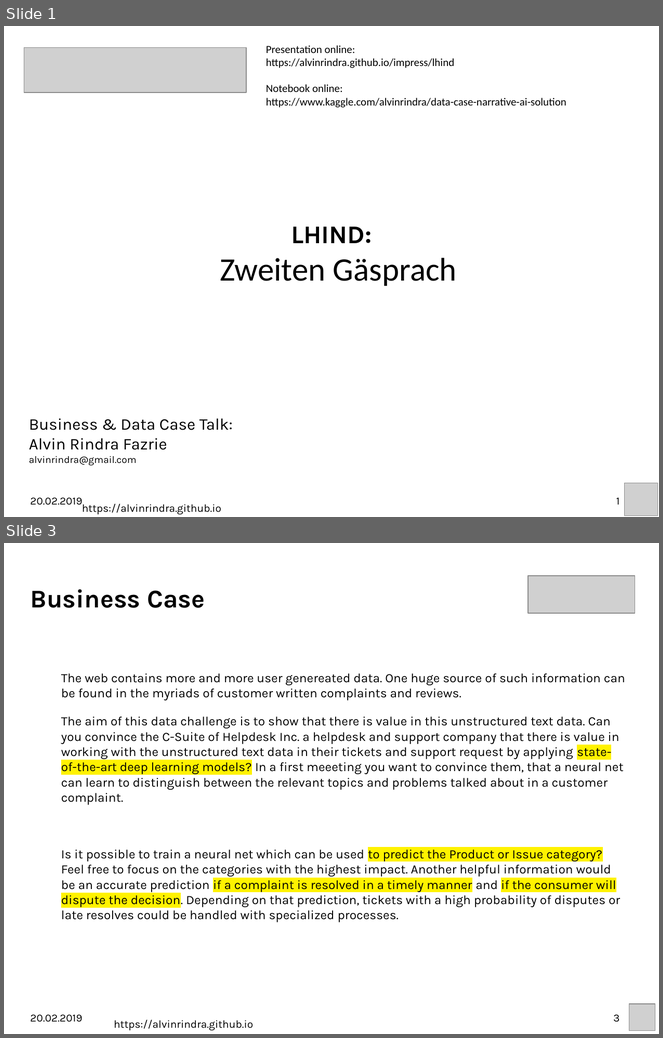
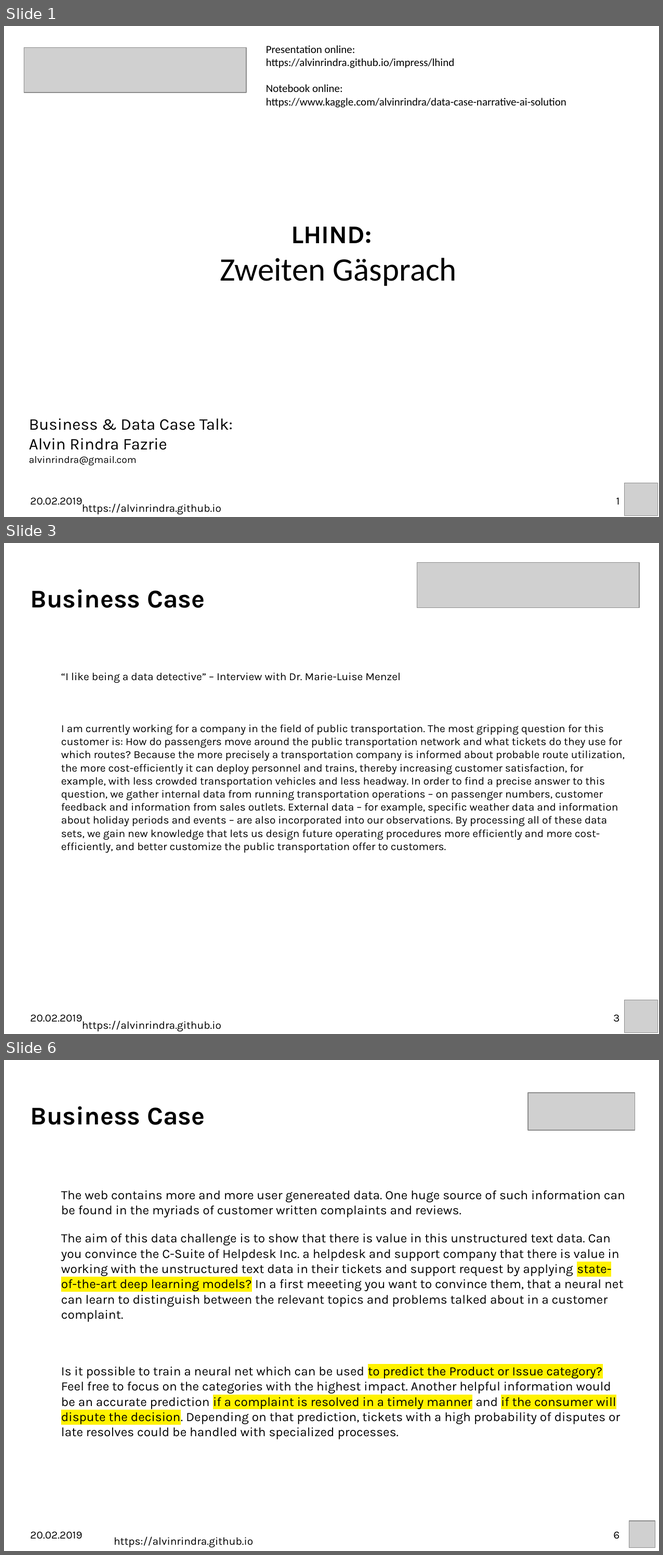
Before and after one commit to alvinrindra/alvinrindra.github.io, a slide deck: impress/lhind/lhind.odp. Shown one above the other, each under a label of ours: slides 1 and 3 before the commit, slides 1, 3 and 6 after it; the slides between them are not shown. The pictures are 663x1038 and 663x1555 pixels, drawn with LibreOffice and Linux fonts; fonts in the diff are those of the drawing; grey boxes stand for pictures; background and template pictures are left out. Boxes give left, top, right and bottom in pixels: in the first picture for what was removed or moved away, otherwise in the second. Text is boxed around its words. In the diff, an @@ line names an element or a change of style, - is before the commit and + after.

```diff
--- a/impress/lhind/lhind.odp
+++ b/impress/lhind/lhind.odp
@@ slide 3 added at [4,543,659,1034], background picture (left out) @@
@@ picture added at [417,563,639,608] @@
@@ text added at [30,589,205,608], 28 pt, text #000000, bold @@
+Business Case
@@ text added at [61,672,625,853], 12 pt, text #000000 @@
+“I like being a data detective” – Interview with Dr. Marie-Luise Menzel
+● I am currently working for a company in the field of public transportation. The most gripping question for this customer is: How do passengers move around the public transportation network and what tickets do they use for which routes? Because the more precisely a transportation company is informed about probable route utilization, the more cost-efficiently it can deploy personnel and trains, thereby increasing customer satisfaction, for example, with less crowded transportation vehicles and less headway. In order to find a precise answer to this question, we gather internal data from running transportation operations – on passenger numbers, customer feedback and information from sales outlets. External data – for example, specific weather data and information about holiday periods and events – are also incorporated into our observations. By processing all of these data sets, we gain new knowledge that lets us design future operating procedures more efficiently and more cost-efficiently, and better customize the public transportation offer to customers.
@@ picture added at [624,1000,658,1033] @@
@@ text added at [30,1015,82,1022], 12 pt, text #000000 @@
+20.02.2019
@@ text added at [82,1021,221,1032], 12 pt, text #000000 @@
+https://alvinrindra.github.io
@@ page number added at [613,1015,620,1022], 12 pt, text #000000 @@
+3
@@ what was slide 3 is now slide 6 @@
@@ page number at [613,1532,620,1539]: text changed @@
-3
+6
```
Also in this commit, not shown: 3 other slides added, 1 slide removed, 2 other files.
